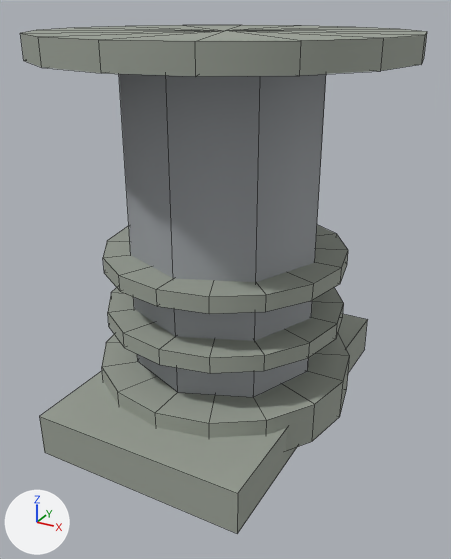
The OBJ model assets/models/equipment/tianhe_tr26v_reactor/LOD1/th_heat_pipe_column.obj as it was, and as the next commit left it.
Rendered twice from a 50 mm camera at (0.657, -1.194, 2.035) aimed at (0.02, -0.036, 1.457). The lights are fixed; the arrows at lower left show +X, +Y and +Z. The first picture is the older version. Mesh edges are drawn as thin lines. Where no turn or scale is listed for an object, it has been applied to the vertices. Vertices at exactly the same position are counted once.

Before the edit, the objects in view are built like this:
```python
me_th_heat_pipe_column = bpy.data.meshes.new('th_heat_pipe_column')
me_th_heat_pipe_column.from_pydata(...)  # 220 vertices, 254 faces; spans x -0.398..0.398, y -0.398..0.398, z 1.115..1.988
# faces by material slot: [24, 230]
me_th_heat_pipe_column.materials.append(mat_eq_metal_graphite)  # grey #9ea2a6
me_th_heat_pipe_column.materials.append(mat_eq_th_steel)  # grey #9ba297
ob_th_heat_pipe_column = bpy.data.objects.new('th_heat_pipe_column', me_th_heat_pipe_column)
ob_th_heat_pipe_column.location = (0.0, 0.0, 0.0)
```
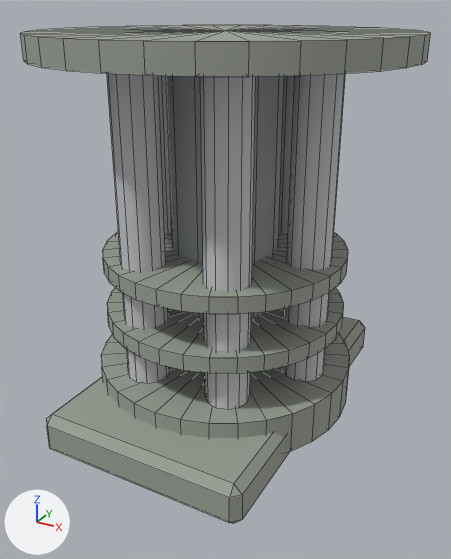
Changed parts and their boxes (x1, y1, x2, y2) in the pictures (451 x 559 px):
'th_heat_pipe_column', reshaped: before (20, 25, 427, 534); after (20, 25, 431, 524)
part 1 of me_th_heat_pipe_column, added: after (282, 73, 346, 382)
part 2 of me_th_heat_pipe_column, added: after (200, 76, 256, 410)
part 3 of me_th_heat_pipe_column, added: after (107, 74, 170, 383)
part 4 of me_th_heat_pipe_column, added: after (158, 76, 171, 235)
part 5 of me_th_heat_pipe_column, added: after (279, 76, 295, 235)
part 6 of me_th_heat_pipe_column, rebuilt: before (39, 314, 368, 534); after (46, 317, 365, 524)
part 7 of me_th_heat_pipe_column, reshaped: before (119, 74, 326, 397); after (20, 25, 431, 453)

The change, as a list of edits to the scene's bpy script:
```text
Add mat_eq_steel:
    mat_eq_steel = principled_material('eq_steel')
    mat_eq_steel.base_color = (0.58, 0.59, 0.61)  # light grey #c8cacd
    mat_eq_steel.roughness = 0.654
Change me_th_heat_pipe_column:
    used by ob_th_heat_pipe_column; location = (0.0, 0.0, 0.0)
    remove me_th_heat_pipe_column.from_pydata(...)  # 220 vertices, 254 faces; spans x -0.398..0.398, y -0.398..0.398, z 1.115..1.988
    add me_th_heat_pipe_column.from_pydata(...)  # 592 vertices, 726 faces; spans x -0.398..0.398, y -0.398..0.398, z 1.115..1.988
    me_th_heat_pipe_column part 1: a new loose piece, a 12-sided cylinder along z spanning x 0.159..0.257, y -0.049..0.049, z 1.25..1.939, in mat_eq_steel (light grey #c8cacd)
    me_th_heat_pipe_column part 2: a new loose piece, a 12-sided cylinder along z spanning x 0.055..0.153, y -0.229..-0.131, z 1.25..1.939, in mat_eq_steel (light grey #c8cacd)
    me_th_heat_pipe_column part 3: a new loose piece, a 12-sided cylinder along z spanning x -0.153..-0.055, y -0.229..-0.131, z 1.25..1.939, in mat_eq_steel (light grey #c8cacd)
    me_th_heat_pipe_column part 4: a new loose piece, a 12-sided cylinder along z spanning x -0.257..-0.159, y -0.049..0.049, z 1.25..1.939, in mat_eq_steel (light grey #c8cacd)
    me_th_heat_pipe_column part 5: a new loose piece, a 12-sided cylinder along z spanning x 0.055..0.153, y 0.131..0.229, z 1.25..1.939, in mat_eq_steel (light grey #c8cacd)
    me_th_heat_pipe_column part 6: the loose piece of 8 vertices spanning x -0.245..0.245, y -0.398..0.398, z 1.115..1.213 is rebuilt with 24 vertices and now spans x -0.245..0.245, y -0.398..0.398, z 1.115..1.213
    me_th_heat_pipe_column part 7: 16 vertices removed from x -0.22..0.22, y -0.22..0.22, z 1.25..1.939; 216 vertices added at x -0.39..0.39, y -0.39..0.39, z 1.152..1.988
    other edits to the shape of me_th_heat_pipe_column do not show in these pictures
    add me_th_heat_pipe_column.materials.append(mat_eq_steel)  # light grey #c8cacd
```
